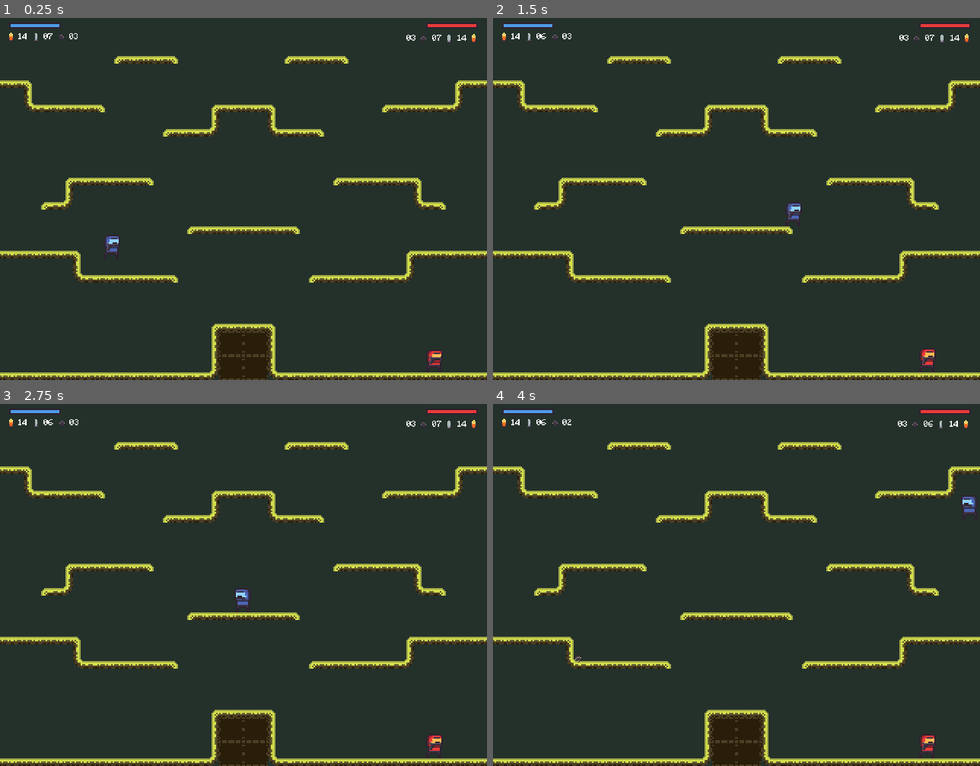
Above: before the commit, frames 1-4 (two rows, left to right).
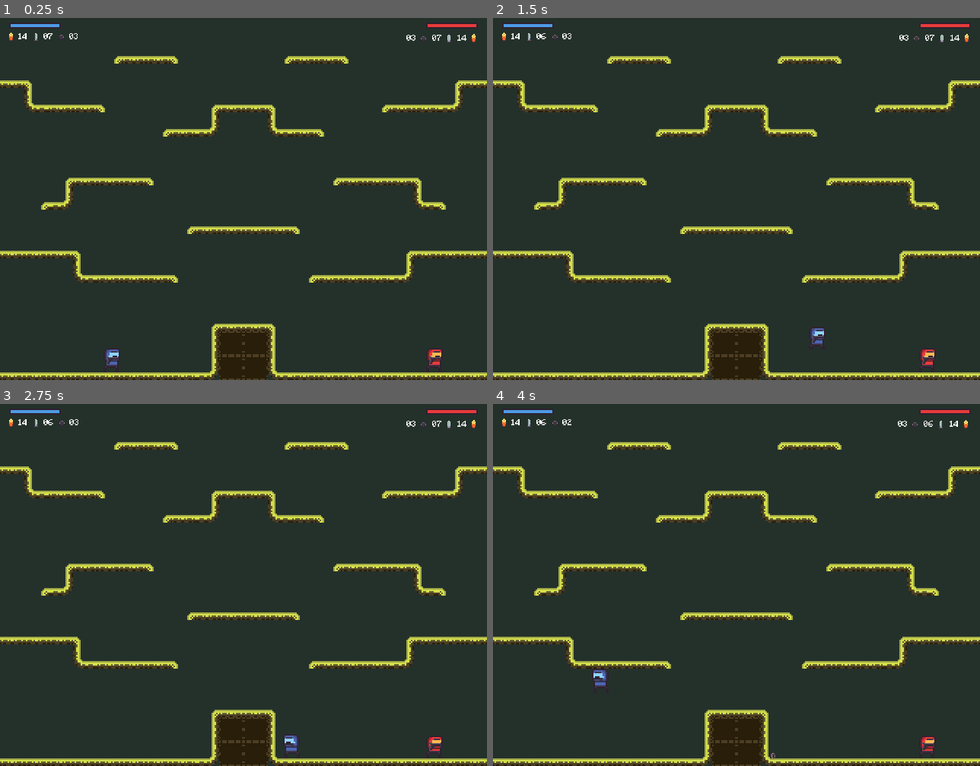
Above: after the commit, the same moments.

Repository: dm1nh/gunbattle
Game: Godot game, scene res://scenes/maps/forest.tscn
The game is run twice, just before and just after one commit, with the same random seed, the same clock (stepped at 60 frames per second) and the same inputs. This scene is started directly instead of the project's main scene.
Inputs:
- Up to frame 1 (0.25 s): no input
- Up to frame 2 (1.5 s): hold D (b_right) from 0.53 s (still down); tap F (b_fire) at 0.6 s; tap W (b_jump) at 0.77 s; tap S (b_get_box) at 1.35 s
- Up to frame 3 (2.75 s): tap W (b_jump) at 1.52 s; release D (b_right) at 2.03 s; hold A (b_left) from 2.03 s (still down); tap H (b_swap_weapon) at 2.1 s
- Up to frame 4 (4 s): keep holding A (b_left); tap G (b_throw_grenade) at 2.85 s; tap W (b_jump) at 3.02, 3.77 s; tap / (r_fire) at 3.6 s

The runs differ from the first frame. In frame 1, 0.3% of the frame differs, in the area x 21-91%, y 60-97%; in frame 2, 0.2%; in frame 3, 0.3%; in frame 4, 0.3%, in the area x 16-100%, y 25-99%.

Commit message:
fix: set z_index of background

Diff:
--- a/scenes/main.tscn
+++ b/scenes/main.tscn
@@ -13,6 +13,7 @@
 [node name="Map" type="Node2D" parent="."]
 
 [node name="Background" type="Sprite2D" parent="Map"]
+z_index = -100
 position = Vector2(160, 120)
 texture = ExtResource("2_noe53")
 region_enabled = true
@@ -41,10 +42,10 @@
 [node name="Boxes" type="Node2D" parent="ItemSpawner"]
 
 [node name="PlayerRed" parent="." instance=ExtResource("6_kmjfw")]
-position = Vector2(286, 219)
+position = Vector2(286, 227)
 
 [node name="PlayerBlue" parent="." instance=ExtResource("1_wt3nq")]
-position = Vector2(74, 113)
+position = Vector2(74, 227)
 
 [node name="Projecttiles" type="Node2D" parent="."]
 
